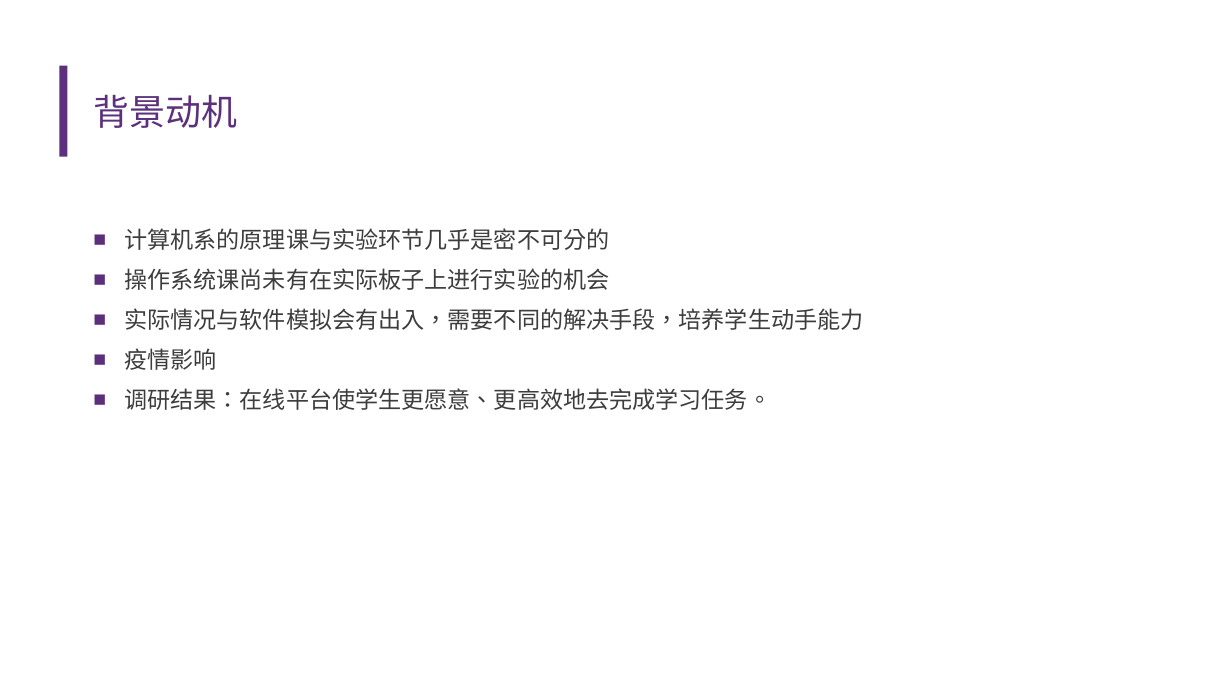
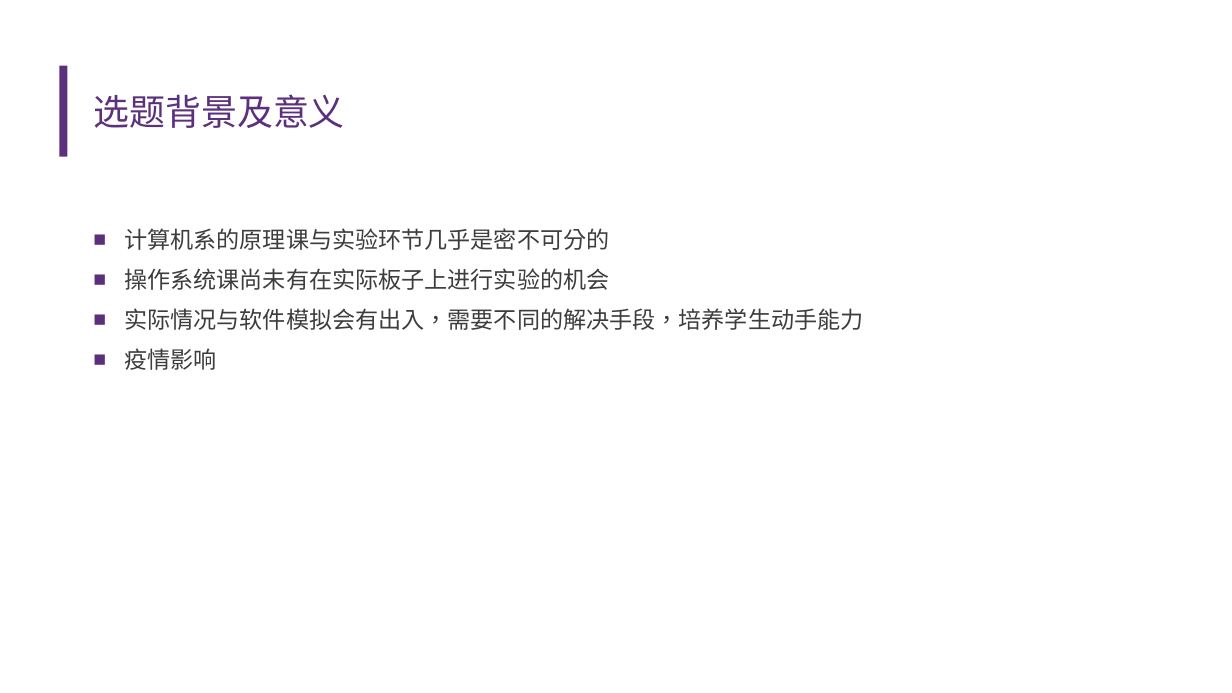
Before and after one commit to nubbi3/graduation-projects, a slide deck: slide 4 of PPT/30號答辯ppt(初版).pptx. Drawn at 1232x693 pixels with LibreOffice and Linux fonts; fonts in the diff are those of the drawing. Boxes give left, top, right and bottom in pixels: in the first picture for what was removed or moved away, otherwise in the second. Text is boxed around its words. In the diff, an @@ line names an element or a change of style, - is before the commit and + after.

```diff
--- a/PPT/30號答辯ppt(初版).pptx
+++ b/PPT/30號答辯ppt(初版).pptx
@@ title at [94, 94, 345, 128]: text changed; font Arial to Lato @@
-背景动机
+选题背景及意义
@@ text at [124, 388, 771, 410]: paragraph removed @@
-■ 调研结果：在线平台使学生更愿意、更高效地去完成学习任务。
```
Also in this commit, not shown: 9 other slides changed, 2 slides added, 2 slides removed, 2 other files.
